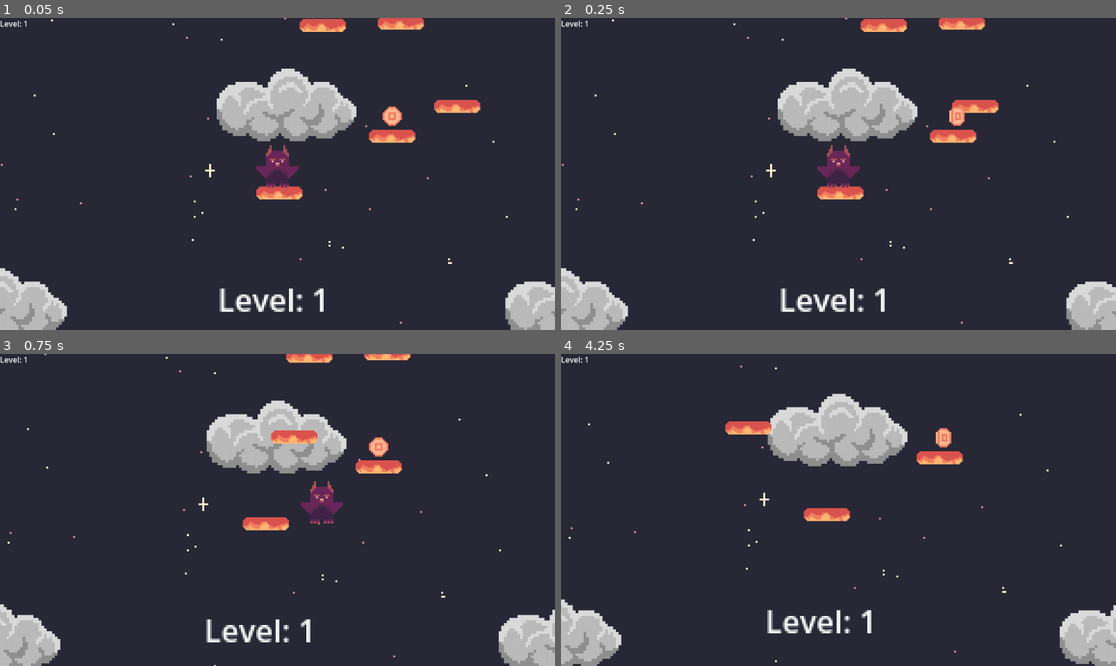
Above: before the commit, frames 1-4 (two rows, left to right).
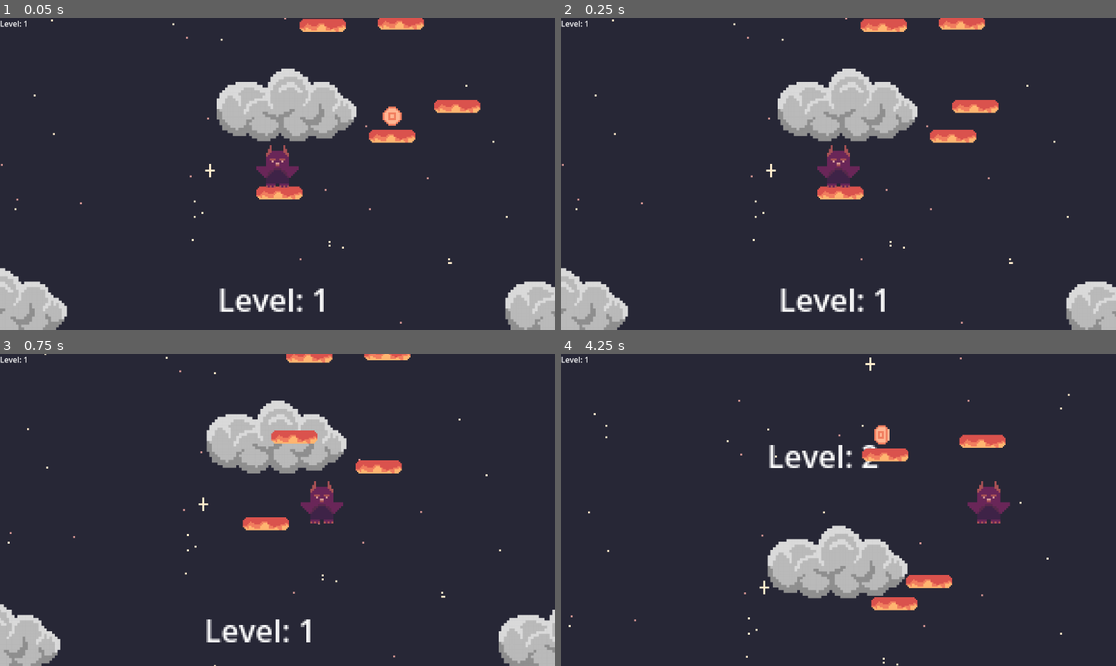
Above: after the commit, the same moments.

Repository: a-dughi/Custom-Office-Templates
Game: Godot game, scene res://Scenes/game.tscn
The game is run twice, just before and just after one commit, with the same random seed, the same clock (stepped at 60 frames per second) and the same inputs.
Inputs:
- Up to frame 1 (0.05 s): no input
- Up to frame 2 (0.25 s): no input
- Up to frame 3 (0.75 s): hold Right (right) from 0.53 s (still down)
- Up to frame 4 (4.25 s): tap Up (jump) at 0.77, 1.52, 3.02, 3.77 s; release Right (right) at 2.03 s; hold Left (left) 2.03-2.78 s; hold Right (right) from 2.78 s (still down)

Frame 1 is identical in both runs. In frame 2, 0.1% of the frame differs, in the area x 69-73%, y 28-35%; in frame 3, 0.2%; in frame 4, 16%, in the area x 0-100%, y 1-100%.

Commit message:
added in anna's comments

Diff:
--- a/Scenes/coin.tscn
+++ b/Scenes/coin.tscn
@@ -43,7 +43,6 @@
 radius = 4.0
 
 [node name="Area2D" type="Area2D"]
-collision_mask = 2
 script = ExtResource("1_h2s6o")
 
 [node name="AnimatedSprite2D" type="AnimatedSprite2D" parent="."]
--- a/Scenes/game.tscn
+++ b/Scenes/game.tscn
@@ -53,6 +53,7 @@
 
 [node name="CharacterBody2D" parent="." instance=ExtResource("1_7cwqa")]
 position = Vector2(-1, 53)
+collision_layer = 1
 
 [node name="Camera2D" type="Camera2D" parent="CharacterBody2D"]
 position = Vector2(0, -7)
--- a/Scripts/dying.gd
+++ b/Scripts/dying.gd
@@ -2,7 +2,7 @@
 
 @onready var timer = $Timer
 
-func _on_body_entered():
+func _on_body_entered(body):
 	timer.start()
 
 func _on_timer_timeout():
--- a/Scripts/game.gd
+++ b/Scripts/game.gd
@@ -13,7 +13,7 @@
 	# Replace with function body.
 		_position()
 
-		for i in range(5):
+		for i in range(5*numLevels):
 			var new_block = block.instantiate()
 
 			new_block.global_position.x = xPos[i]
